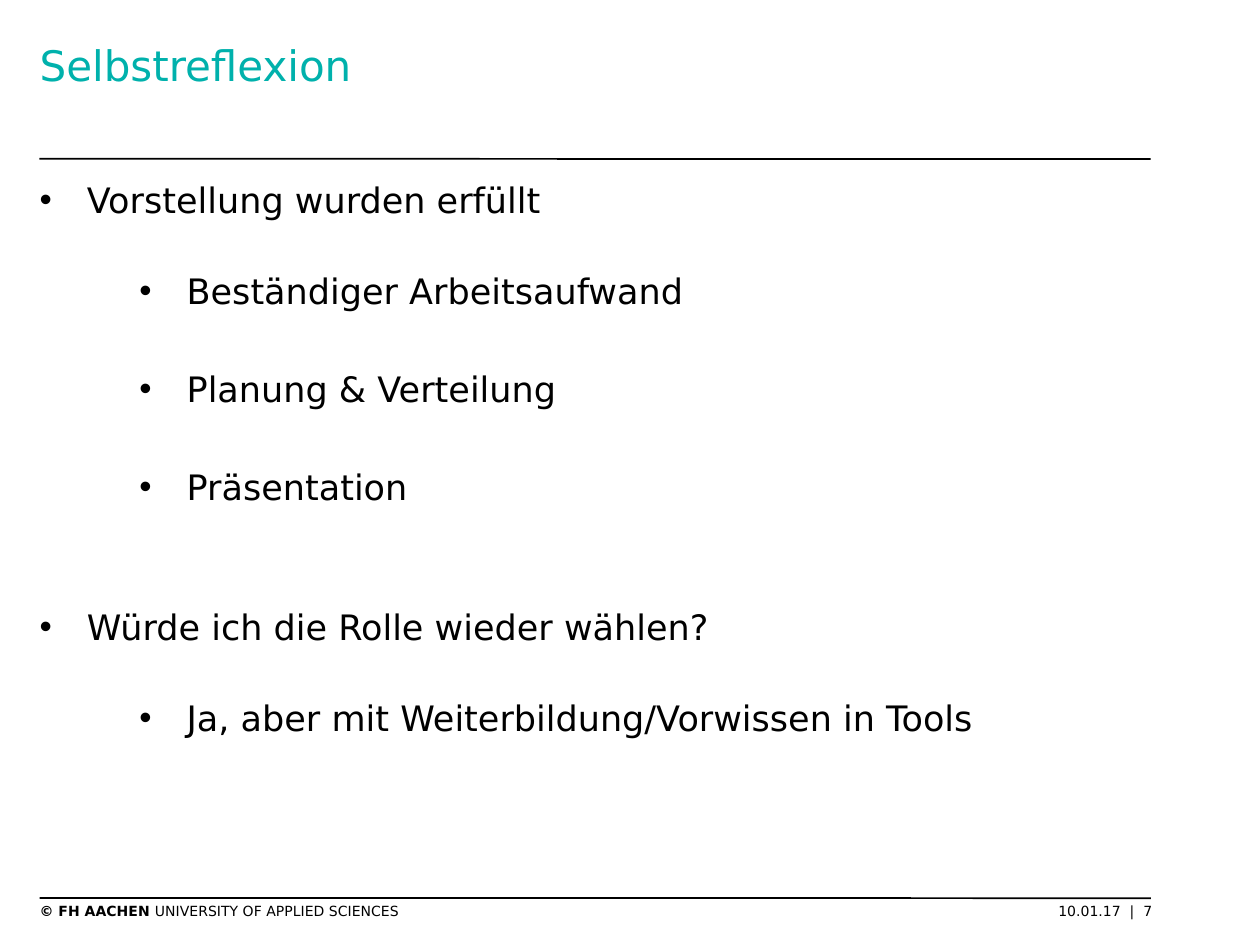
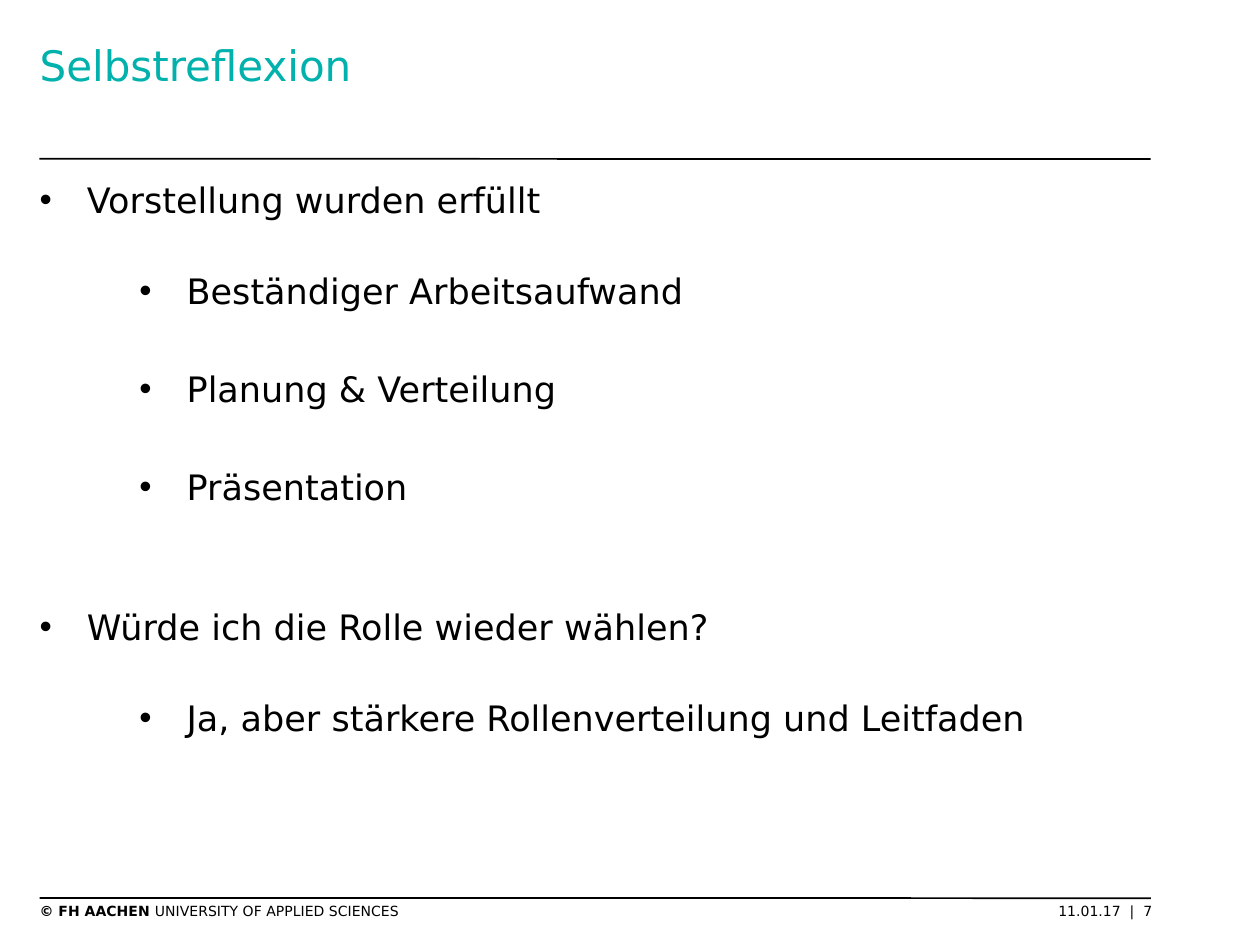
Before and after one commit to thomasgor/swe, a slide deck: slide 7 of Dokumente/Coaching/2017-01-11/2017-01-08 Rollentätigkeit Simon Catley.odp. Drawn at 1260x945 pixels with LibreOffice and Linux fonts; fonts in the diff are those of the drawing; background and template pictures are left out. Boxes give left, top, right and bottom in pixels: in the first picture for what was removed or moved away, otherwise in the second. Text is boxed around its words. In the diff, an @@ line names an element or a change of style, - is before the commit and + after.

```diff
--- a/Dokumente/Coaching/2017-01-11/2017-01-08 Rollentätigkeit Simon Catley.odp
+++ b/Dokumente/Coaching/2017-01-11/2017-01-08 Rollentätigkeit Simon Catley.odp
@@ text at bbox=[187, 704, 1025, 739]: text changed @@
-    • Ja, aber mit Weiterbildung/Vorwissen in Tools
+    • Ja, aber stärkere Rollenverteilung und Leitfaden
@@ text at bbox=[58, 905, 1152, 917]: text changed @@
-© FH AACHEN UNIVERSITY OF APPLIED SCIENCES 10.01.17 | 7
+© FH AACHEN UNIVERSITY OF APPLIED SCIENCES 11.01.17 | 7
```
Also in this commit, not shown: 1 other file.
